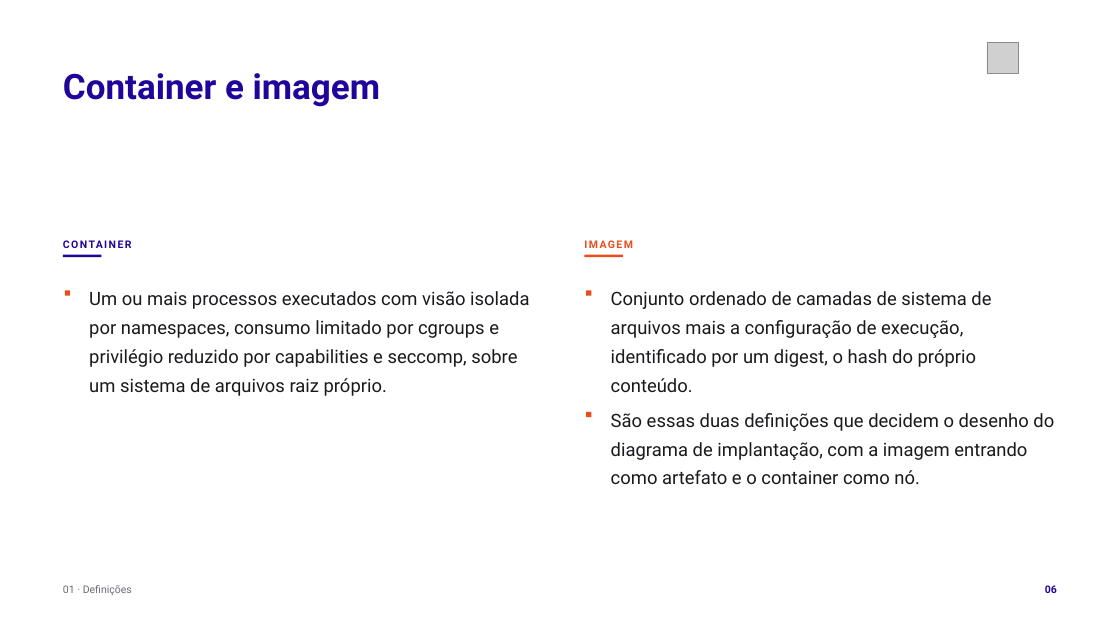
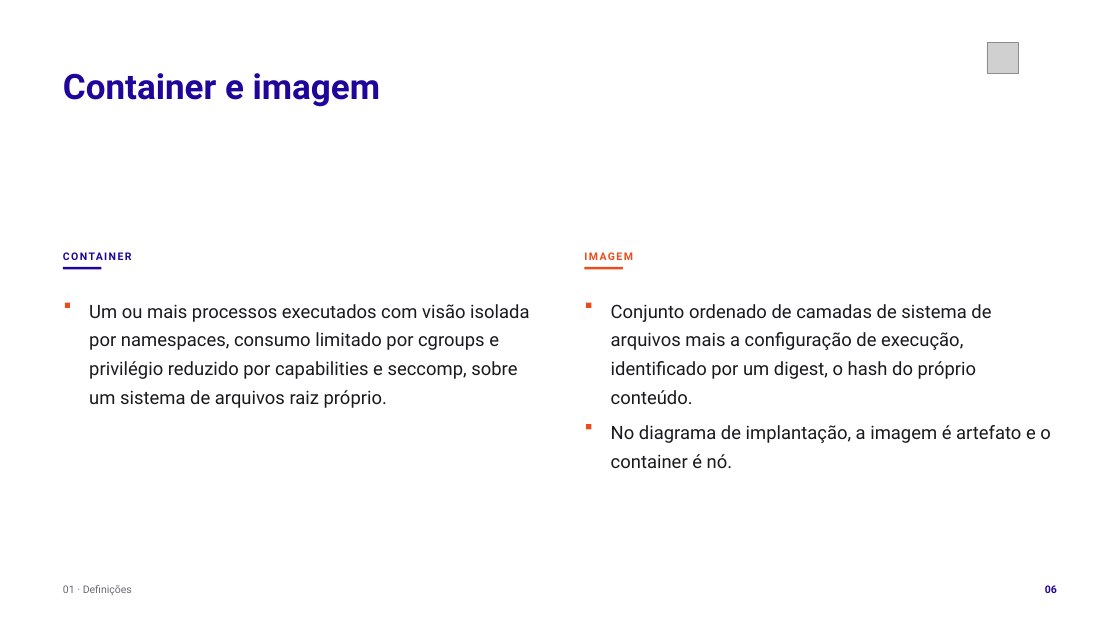
Before and after one commit to tcpassos/invite-app, a slide deck: slide 6 of trabalhos/T1-Docker-Invite-People.pptx. Drawn at 1120x630 pixels with LibreOffice and Linux fonts; fonts in the diff are those of the drawing; grey boxes stand for pictures. Boxes give left, top, right and bottom in pixels: in the first picture for what was removed or moved away, otherwise in the second. Text is boxed around its words. In the diff, an @@ line names an element or a change of style, - is before the commit and + after.

```diff
--- a/trabalhos/T1-Docker-Invite-People.pptx
+++ b/trabalhos/T1-Docker-Invite-People.pptx
@@ text "CONTAINER" rewrapped from (63, 73, 216, 100) to (63, 248, 535, 265) @@
@@ text "IMAGEM": place and size @@
-text "IMAGEM" at (584, 240, 633, 248)
+text "IMAGEM" at (584, 252, 633, 260)
@@ 5 rectangles, 2 texts: place and size @@
-5 rectangles, 2 texts at (63, 255, 991, 417)
+5 rectangles, 2 texts at (63, 267, 991, 429)
@@ text at (611, 425, 1050, 468): text changed @@
-São essas duas definições que decidem o desenho do diagrama de implantação, com a imagem entrando como artefato e o container como nó.
+No diagrama de implantação, a imagem é artefato e o container é nó.
```
Also in this commit, not shown: 20 other slides changed, 20 other files.
